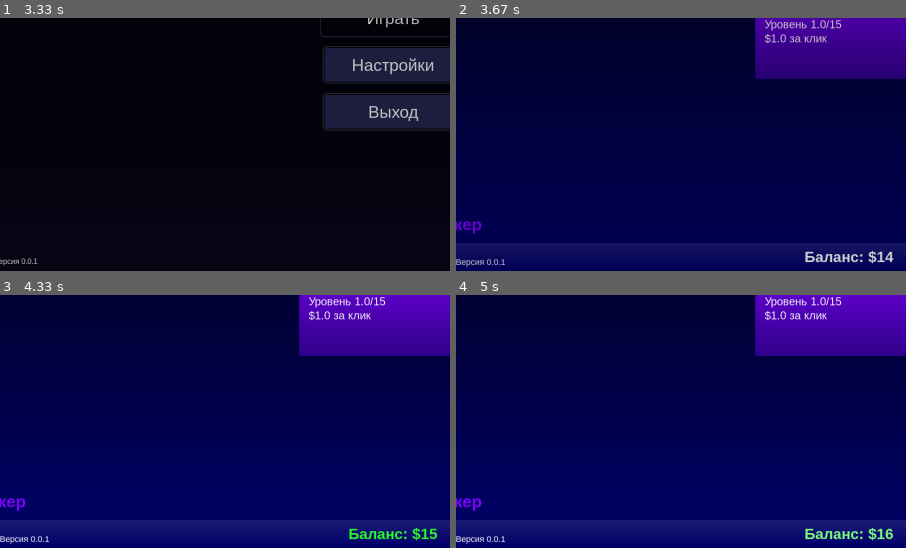
Above: before the commit, frames 1-4 (two rows, left to right).
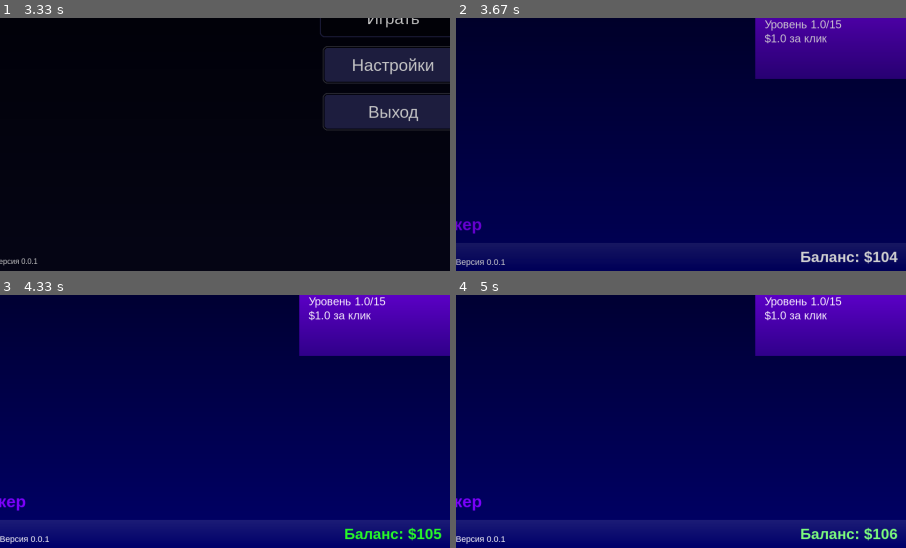
Above: after the commit, the same moments.

Repository: POHel/Black-Empire-game
Game: pygame game, started from main.py
Same seed, same stepped clock (60 frames per second), same inputs: the game is played once before the commit and once after it.
Inputs (mouse positions are % of the whole screen's width and height, from its top left):
- Up to frame 1 (3.33 s): press the mouse at (20, 16) at 2.93 s; move the mouse to (46, 21) at 3.03 s; release the mouse at (72, 25) at 3.17 s; click (50, 50) at 3.28 s
- Up to frame 2 (3.67 s): press the mouse at (96, 96) at 3.6 s
- Up to frame 3 (4.33 s): move the mouse to (65, 57) at 3.7 s; release the mouse at (34, 17) at 3.83 s; press the mouse at (58, 18) at 3.93 s; move the mouse to (68, 22) at 4.03 s; release the mouse at (78, 26) at 4.17 s; press the mouse at (58, 18) at 4.27 s
- Up to frame 4 (5 s): move the mouse to (51, 19) at 4.37 s; release the mouse at (44, 20) at 4.5 s
The pictures show only the part of the screen within x 6-56%, y 50-100%; the shares and areas given below are measured in that part.

Frame 1 is identical in both runs. In frame 2, 0.6% of the frame differs, in the area x 76-99%, y 91-98%; in frame 3, 0.6%; in frame 4, 0.6%.

Commit message:
обновление coreLogic полная работа с извлечением данныз из таблицы wallet

Diff:
--- a/coreLogic.py
+++ b/coreLogic.py
@@ -28,20 +28,40 @@
 		result = cursor_earn_one_click.fetchone()[0]
 		connect_earn_one_click.close()
 		return result
+
+
 	#обновляем данные о балансе в базе данных
 	def earn_click(self):
 		balance = self.balance()
 		balance += self.earn_one_click()
+
+		#update in wallet
 		connect_earn_click = sqlite3.connect('data/data.db')
 		cursor_earn_click = connect_earn_click.cursor()
 		cursor_earn_click.execute('UPDATE wallet set balance = ?', (balance,))
 		connect_earn_click.commit()
 		connect_earn_click.close()
+		#update in status
+		connect_earn_click = sqlite3.connect('data/data.db')
+		cursor_earn_click = connect_earn_click.cursor()
+		cursor_earn_click.execute('UPDATE status set balance = ?', (balance,))
+		connect_earn_click.commit()
+		connect_earn_click.close()
+
+		#update in status
 		all_money_status = sqlite3.connect('data/data.db')
 		all_money = all_money_status.cursor()
 		all_money.execute('UPDATE status set all_money = ?', (balance,))
 		all_money_status.commit()
 		all_money_status.close()
+
+		#update in wallet
+		all_money_wallet = sqlite3.connect('data/data.db')
+		all_money_w = all_money_wallet.cursor()
+		all_money_w.execute('UPDATE wallet set all_moneys = ?', (balance,))
+		all_money_wallet.commit()
+		all_money_wallet.close()
+
 	#отображение уровня кликера(заработок за 1 клик)
 	def show_earn_click_level(self):
 		connect_earn_one_click = sqlite3.connect('data/data.db')
@@ -50,6 +70,25 @@
 		result_level = cursor_earn_one_click.fetchone()[0]
 		connect_earn_one_click.close()
 		return result_level
+
+	#отображение заработка с бизнеса в час
+	def show_earn_business_in_hour(self):
+		connect_earn_business_in_hour = sqlite3.connect('data/data.db')
+		cursor_earn_business_in_hour = connect_earn_business_in_hour.cursor()
+		cursor_earn_business_in_hour.execute('SELECT moneys_in_hour FROM wallet')
+		result_earn_business_in_hour = cursor_earn_business_in_hour.fetchone()[0]
+		connect_earn_business_in_hour.close()
+		return result_earn_business_in_hour
+
+	#отображение заработка с аренды в час
+	def show_earn_rent_in_hour(self):
+		connect_earn_rent_in_hour = sqlite3.connect('data/data.db')
+		cursor_earn_rent_in_hour = connect_earn_rent_in_hour.cursor()
+		cursor_earn_rent_in_hour.execute('SELECT moneys_rent_in_hour FROM wallet')
+		result_earn_rent_in_hour = cursor_earn_rent_in_hour.fetchone()[0]
+		connect_earn_rent_in_hour.close()
+		return result_earn_rent_in_hour
+
 	#отображение налогов в месяц
 	def taxes(self):
 		connect_taxes = sqlite3.connect('data/data.db')
Binary file changed: data/data.db
